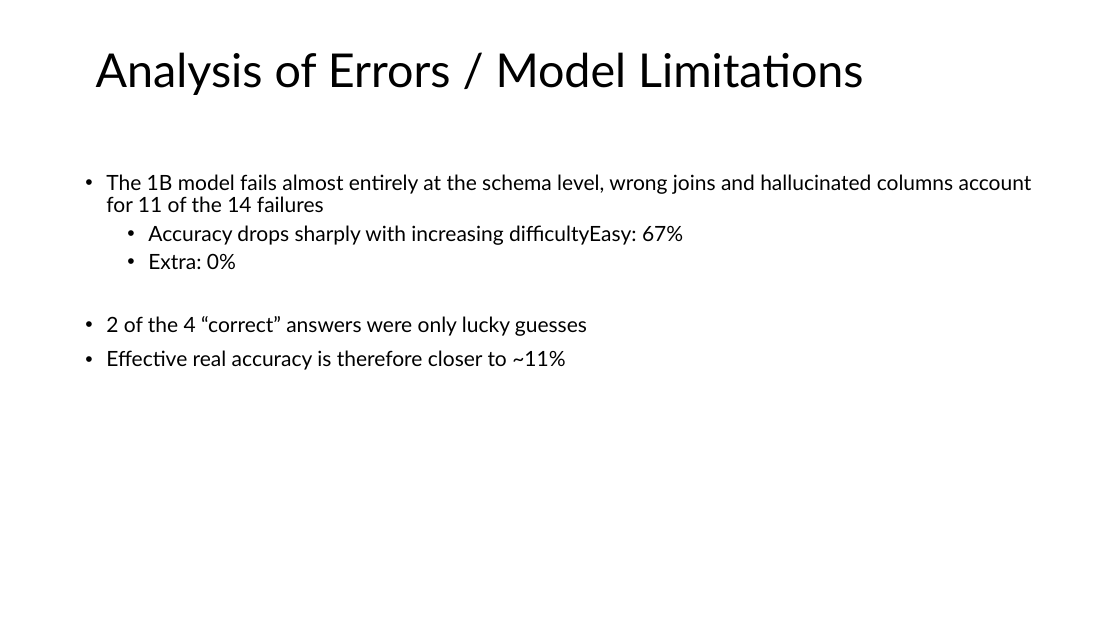
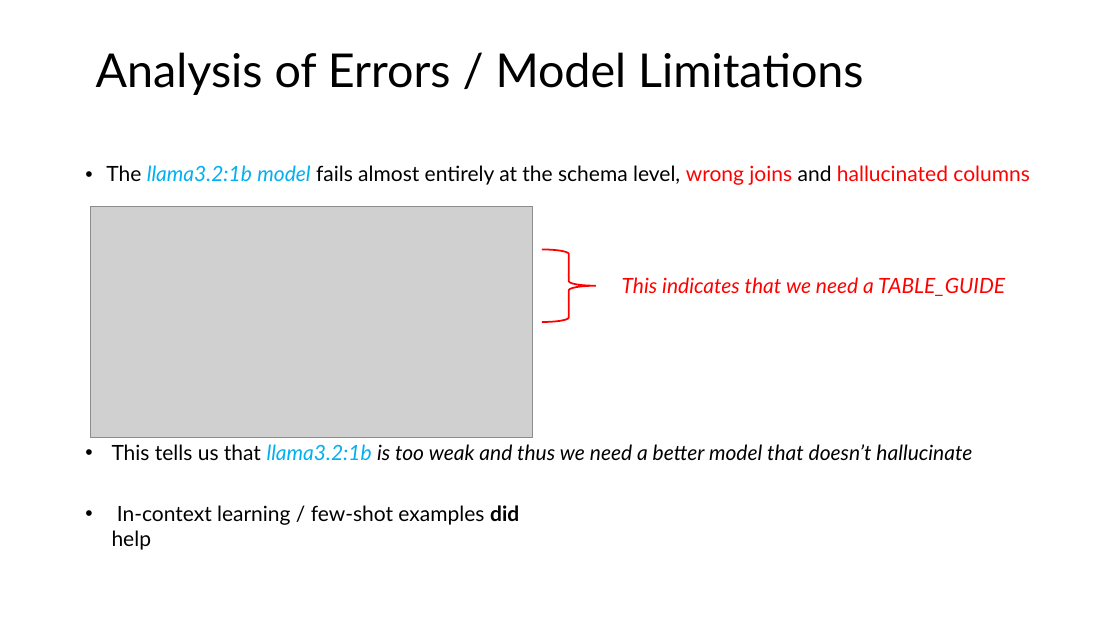
Before and after one commit to bjoern555/dwh2-text-to-sql, a slide deck: slide 6 of docs/DHW2_Wagner_Kryeziu_Johnson.pptx. Drawn at 1120x630 pixels with LibreOffice and Linux fonts; fonts in the diff are those of the drawing; grey boxes stand for pictures. Boxes give left, top, right and bottom in pixels: in the first picture for what was removed or moved away, otherwise in the second. Text is boxed around its words. In the diff, an @@ line names an element or a change of style, - is before the commit and + after.

```diff
--- a/docs/DHW2_Wagner_Kryeziu_Johnson.pptx
+++ b/docs/DHW2_Wagner_Kryeziu_Johnson.pptx
@@ text at [106, 165, 1029, 185]: text changed @@
-• The 1B model fails almost entirely at the schema level, wrong joins and hallucinated columns account for 11 of the 14 failures
-  • Accuracy drops sharply with increasing difficultyEasy: 67%
-  • Extra: 0%
-• 2 of the 4 “correct” answers were only lucky guesses
-• Effective real accuracy is therefore closer to ~11%
+• The llama3.2:1b model fails almost entirely at the schema level, wrong joins and hallucinated columns
@@ picture added at [91, 206, 534, 438] @@
@@ right brace added at [542, 250, 596, 322], fill #FFFFFF, outline #FF0000 1.5 pt @@
@@ text added at [622, 277, 1005, 296], 18 pt, text #FF0000, italic @@
+This indicates that we need a TABLE_GUIDE
@@ text added at [112, 444, 972, 460], 18 pt, text #000000, italic @@
+• This tells us that llama3.2:1b is too weak and thus we need a better model that doesn’t hallucinate
@@ text added at [112, 505, 519, 550], 18 pt, text #000000 @@
+• In-context learning / few-shot examples did help
```
Also in this commit, not shown: 7 other slides changed, 1 slide added, 1 slide removed.
